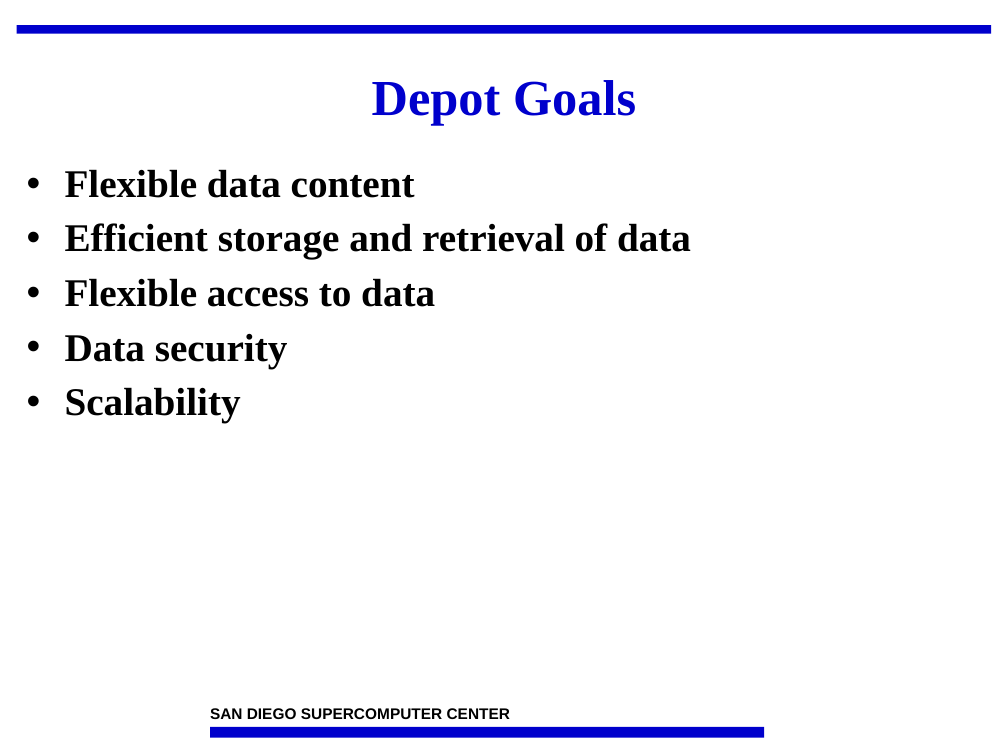
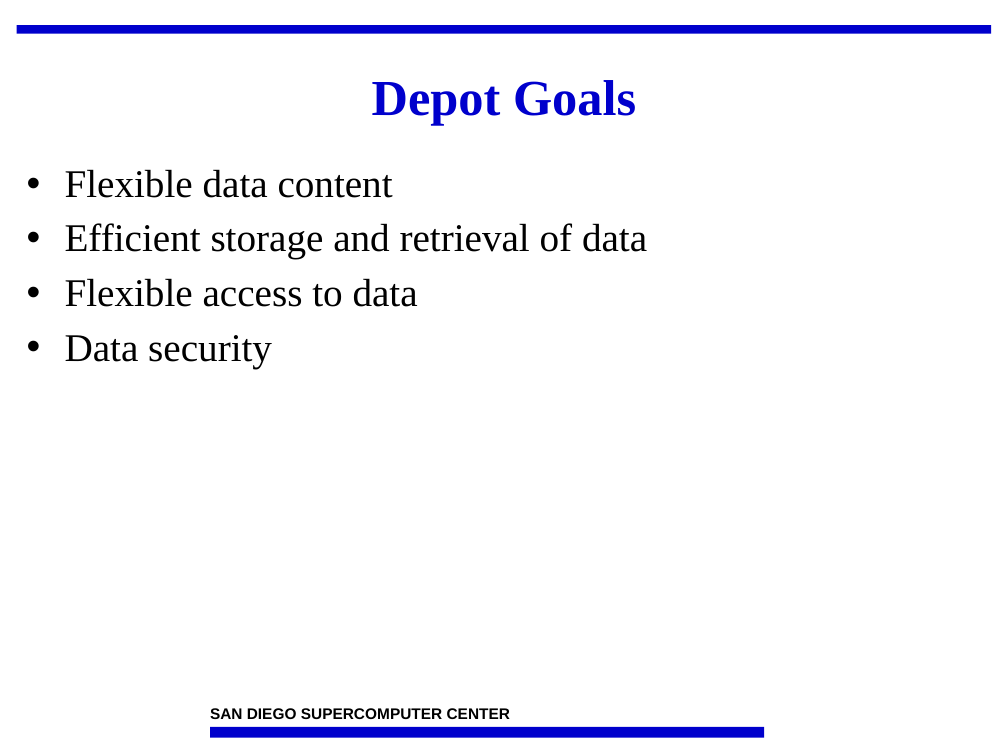
Before and after one commit to IncaProject/inca-xsede, a slide deck: slide 3 of talks/2008workshop/depot.ppt (slide 5 before the commit). Drawn at 1008x756 pixels with LibreOffice and Linux fonts; fonts in the diff are those of the drawing; background and template pictures are left out. Boxes give left, top, right and bottom in pixels: in the first picture for what was removed or moved away, otherwise in the second. Text is boxed around its words. In the diff, an @@ line names an element or a change of style, - is before the commit and + after.

```diff
--- a/talks/2008workshop/depot.ppt
+++ b/talks/2008workshop/depot.ppt
@@ text "Flexible data content" at (65,169,647,368): bold off @@
@@ text at (65,387,241,423): paragraph removed @@
-• Scalability
```
Also in this commit, not shown: 1 other slide changed, 7 slides added, 10 slides removed.
